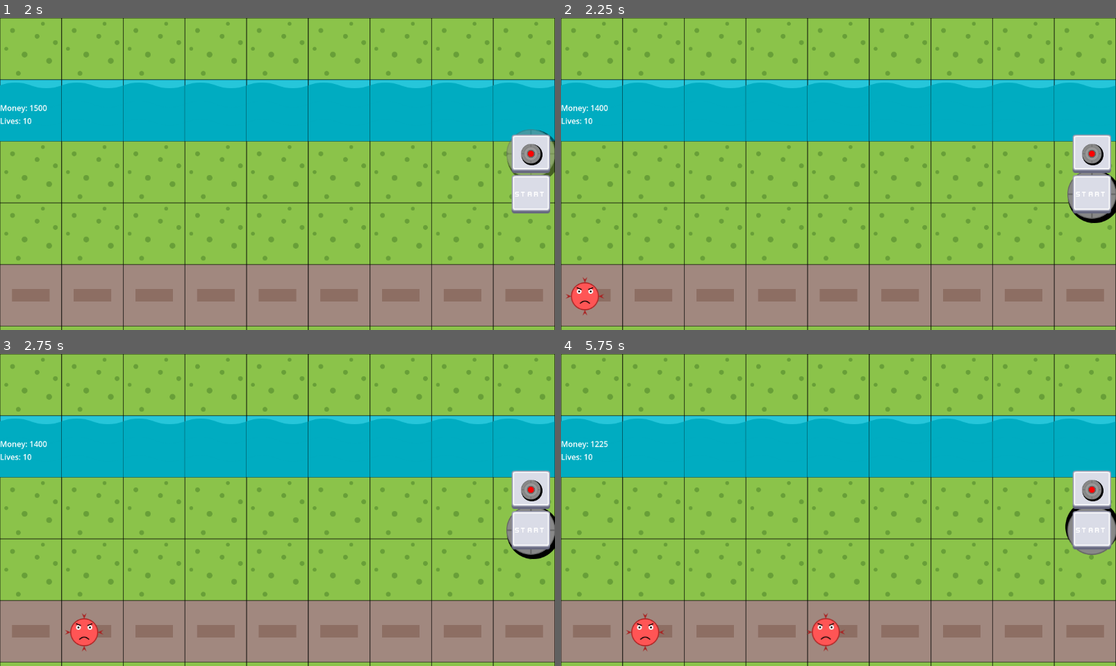
Above: before the commit, frames 1-4 (two rows, left to right).
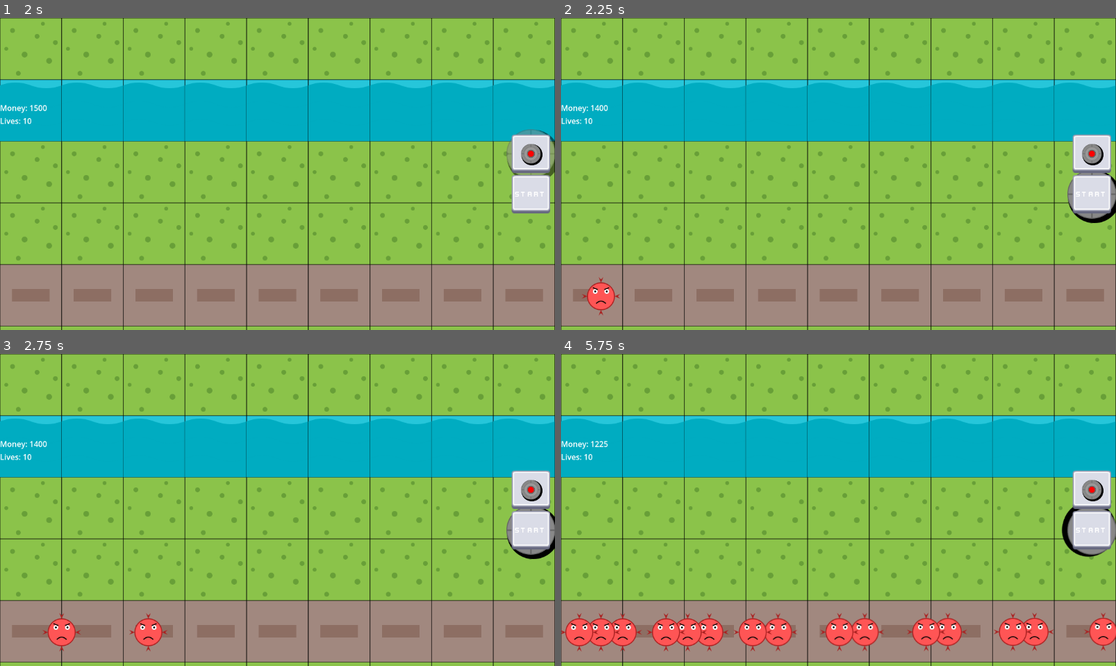
Above: after the commit, the same moments.

Repository: Kotowskey/tower-defense
Game: Godot game, scene res://scenes/scene_handler.tscn
Same seed, same stepped clock (60 frames per second), same inputs: the game is played once before the commit and once after it.
Inputs (mouse positions are in pixels of both pictures, inside the frame that each line leads up to):
- Up to frame 1 (2 s): click "NEW GAME" at 0.5 s; click (532, 155) at 1.25 s
- Up to frame 2 (2.25 s): click (1093, 192) at 2 s
- Up to frame 3 (2.75 s): no input
- Up to frame 4 (5.75 s): click (1093, 491) at 2.75 s; click (1093, 528) at 3.5 s; click (1093, 491) at 4.25 s; click (1093, 528) at 5 s

Frame 1 is identical in both runs. In frame 2, 0.6% of the frame differs, in the area x 0-11%, y 83-96%; in frame 3, 1.1%; in frame 4, 6.0%, in the area x 0-100%, y 48-96%.

Commit message:
pop sound

Diff:
--- a/scenes/enemy.tscn
+++ b/scenes/enemy.tscn
@@ -7,8 +7,8 @@
 
 [node name="Enemy" type="Node2D"]
 script = ExtResource("1_t7gky")
-speed = 250.0
-max_health = 10
+speed = 450.0
+max_health = 25
 
 [node name="CharacterBody2D" type="CharacterBody2D" parent="."]
 
--- a/scenes/game_scene.tscn
+++ b/scenes/game_scene.tscn
@@ -10,7 +10,8 @@
 [node name="GameScene" type="Node2D"]
 script = ExtResource("1_a5vh6")
 player_money = 1500
-wave_size = 1
+wave_size = 50
+wave_delay = 0.4
 
 [node name="Map" parent="." instance=ExtResource("1_e6pvo")]
 
--- a/scenes/tower.tscn
+++ b/scenes/tower.tscn
@@ -1,10 +1,14 @@
-[gd_scene load_steps=3 format=3 uid="uid://cv5v738oij1r1"]
+[gd_scene load_steps=4 format=3 uid="uid://cv5v738oij1r1"]
 
 [ext_resource type="Script" uid="uid://bg26d85ppkpdy" path="res://scripts/tower.gd" id="1_wi6yv"]
 [ext_resource type="Texture2D" uid="uid://cptrtmn7ona11" path="res://assets/towers/basic-tower-top.svg" id="1_xjp5q"]
+[ext_resource type="AudioStream" uid="uid://d0vbyq1dpnlvx" path="res://assets/effects/baloon_popping.wav" id="3_ktxwe"]
 
 [node name="Tower" type="Node2D"]
 script = ExtResource("1_wi6yv")
 
 [node name="Basic-tower-top" type="Sprite2D" parent="."]
 texture = ExtResource("1_xjp5q")
+
+[node name="PopSound" type="AudioStreamPlayer" parent="."]
+stream = ExtResource("3_ktxwe")
--- a/scripts/tower.gd
+++ b/scripts/tower.gd
@@ -74,6 +74,10 @@
 		tween.tween_property(line, "modulate", Color(1, 1, 1, 0), 0.2)
 		tween.tween_callback(func(): line.queue_free())
 
+		# Odtwarzanie dźwięku jeśli istnieje AudioStreamPlayer
+		if has_node("PopSound"):
+			$PopSound.play()
+
 		# Zadawanie obrażeń
 		var killed = target.take_damage(tower_damage)
 		if killed:
Not shown, added: assets/effects/baloon_popping.wav.import
Not shown, added: assets/effects/baloon_popping.wav
